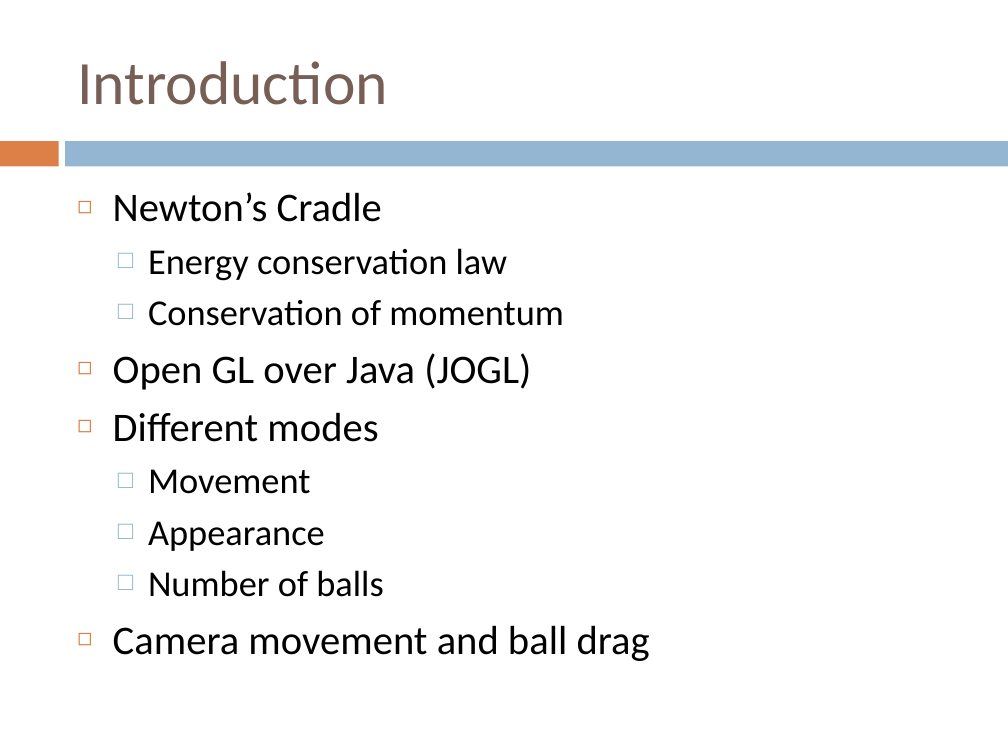
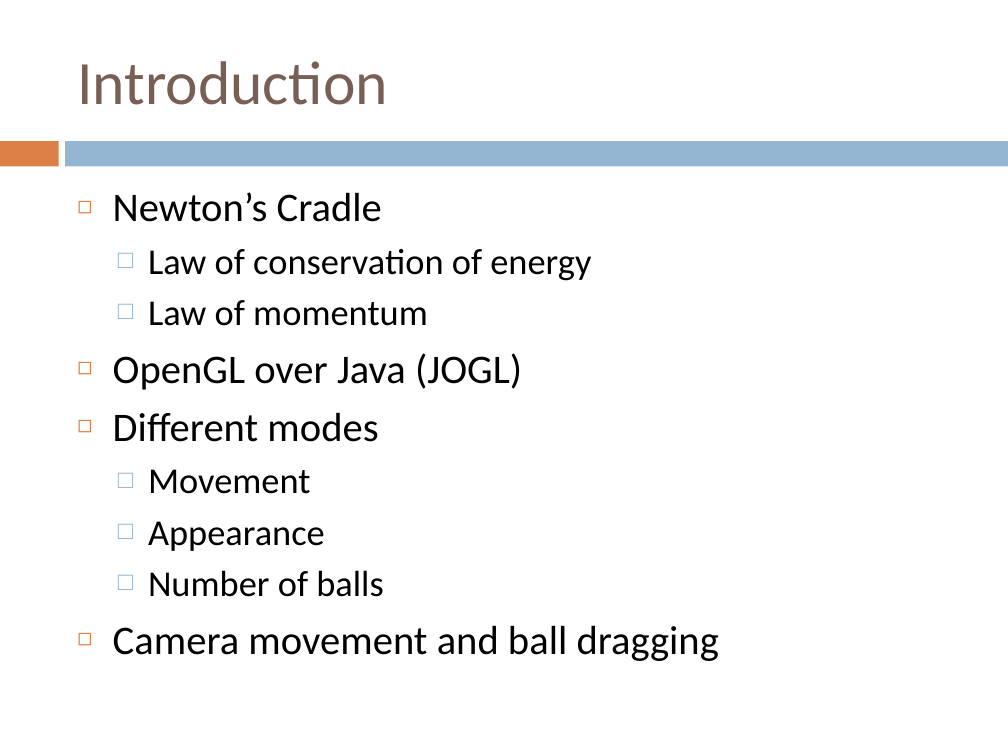
Before and after one commit to avatarreturn/newton-cradle, a slide deck: slide 2 of Newton1/documentacion/Presentation.pptx. Drawn at 1008x756 pixels with LibreOffice and Linux fonts; fonts in the diff are those of the drawing. Boxes give left, top, right and bottom in pixels: in the first picture for what was removed or moved away, otherwise in the second. Text is boxed around its words. In the diff, an @@ line names an element or a change of style, - is before the commit and + after.

```diff
--- a/Newton1/documentacion/Presentation.pptx
+++ b/Newton1/documentacion/Presentation.pptx
@@ text at (113,249,591,390): text changed @@
-  □ Energy conservation law
-  □ Conservation of momentum
-◻ Open GL over Java (JOGL)
+  □ Law of conservation of energy
+  □ Law of momentum
+◻ OpenGL over Java (JOGL)
@@ text at (113,625,719,661): text changed @@
-◻ Camera movement and ball drag
+◻ Camera movement and ball dragging
```
Also in this commit, not shown: 8 other slides changed.
